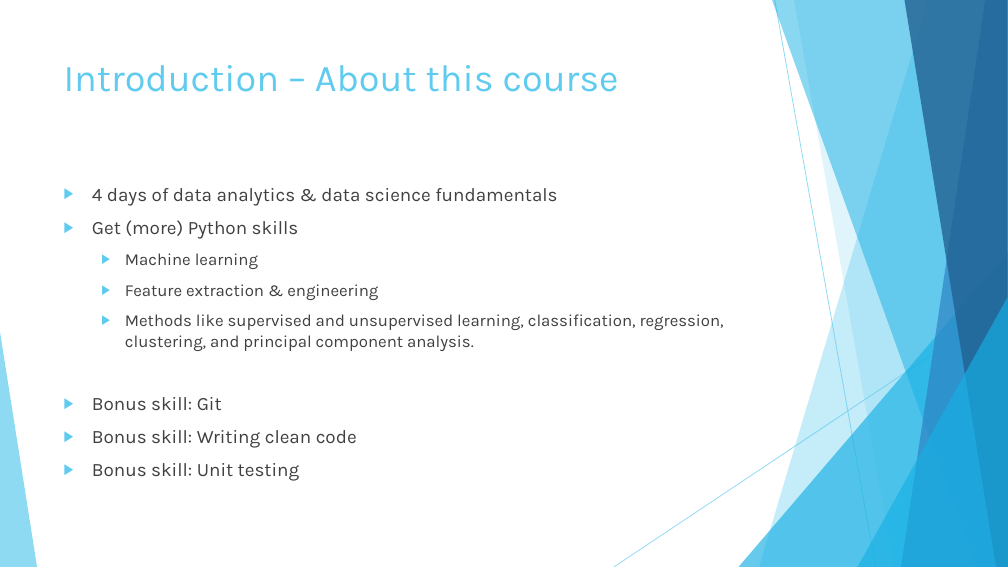
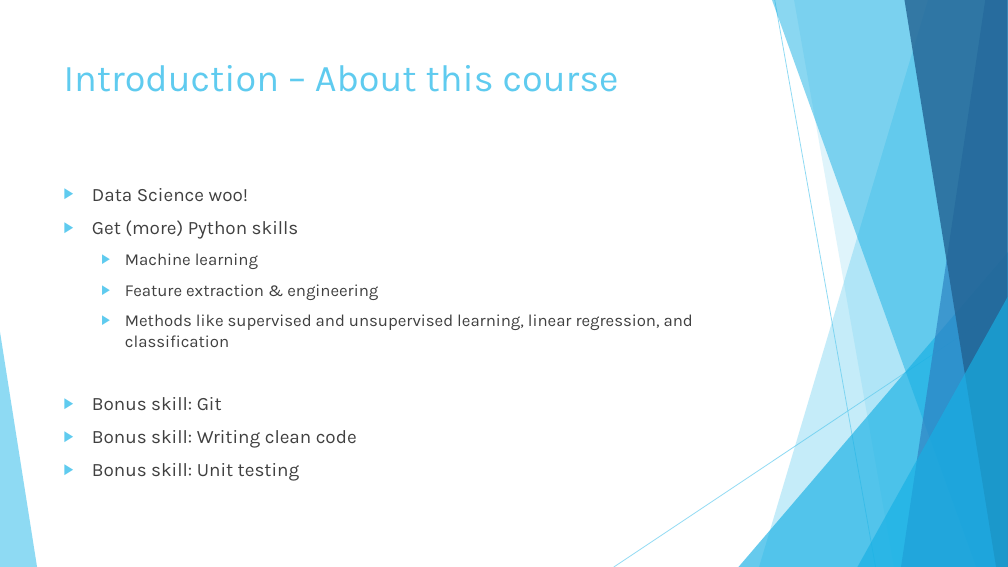
Before and after one commit to atos-datascience/data-analytics-and-science, a slide deck: slide 3 of presentations/Fundamental Big Data Analysis & Science - Introduction.pptx. Drawn at 1008x567 pixels with LibreOffice and Linux fonts; fonts in the diff are those of the drawing. Boxes give left, top, right and bottom in pixels: in the first picture for what was removed or moved away, otherwise in the second. Text is boxed around its words. In the diff, an @@ line names an element or a change of style, - is before the commit and + after.

```diff
--- a/presentations/Fundamental Big Data Analysis & Science - Introduction.pptx
+++ b/presentations/Fundamental Big Data Analysis & Science - Introduction.pptx
@@ text at [92,188,249,201]: text changed @@
-▶ 4 days of data analytics & data science fundamentals
+▶ Data Science woo!
@@ text at [125,314,693,347]: text changed @@
-  ▶ Methods like supervised and unsupervised learning, classification, regression, clustering, and principal component analysis.
+  ▶ Methods like supervised and unsupervised learning, linear regression, and classification
```
Also in this commit, not shown: 2 other slides changed, 5 other files.
